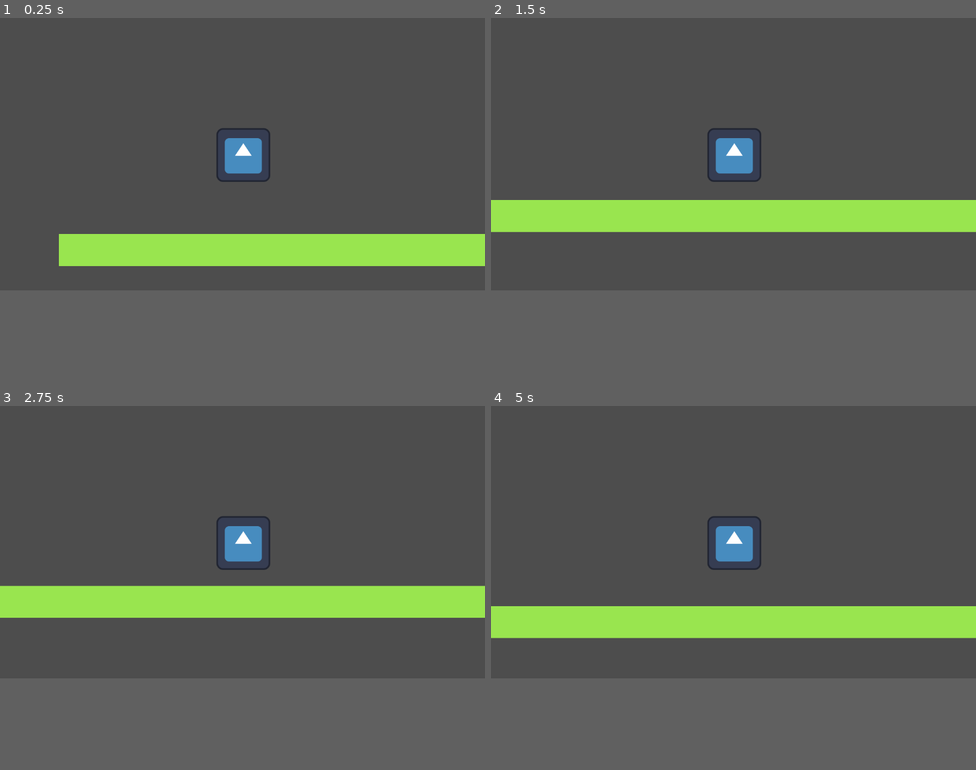
Above: before the commit, frames 1-4 (two rows, left to right).
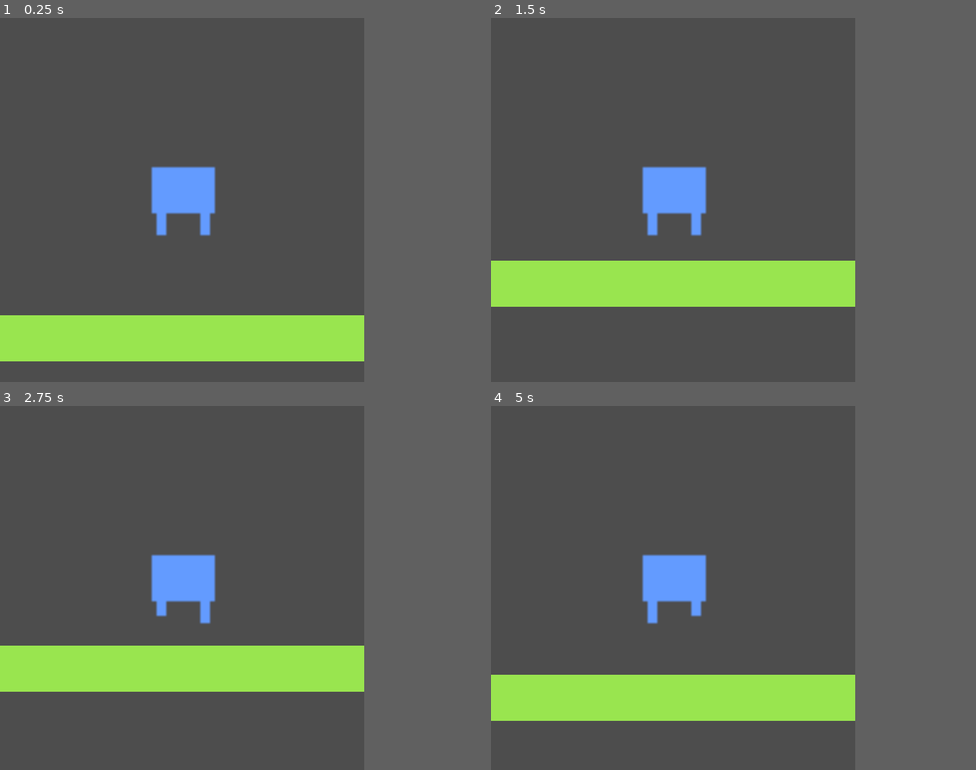
Above: after the commit, the same moments.

Repository: Yuri-amaralsantos/testGodot
Game: Godot game, scene res://node_2d.tscn
The game is run twice, just before and just after one commit, with the same random seed, the same clock (stepped at 60 frames per second) and the same inputs. The engine's default icon, where the game draws it, is replaced by a stand-in: a white triangle on a blue panel in a dark square.
Inputs:
- Up to frame 1 (0.25 s): no input
- Up to frame 2 (1.5 s): tap Enter (ui_accept) at 0.5, 0.77 s; hold Right (ui_right) from 0.53 s (still down)
- Up to frame 3 (2.75 s): tap Enter (ui_accept) at 1.52, 2 s; release Right (ui_right) at 2.03 s; hold Left (ui_left) from 2.03 s (still down)
- Up to frame 4 (5 s): release Left (ui_left) at 2.78 s; hold Right (ui_right) 2.78-4.28 s; tap Enter (ui_accept) at 3.02, 3.77, 4.52 s; hold Left (ui_left) from 4.28 s (still down)
In our replay, the window is 799x449 before the commit and 600x600 after it. These sizes can differ from the game's own. Grey fills any space a smaller window leaves; there, only what the larger window draws over its background counts as a difference.

The runs differ from the first frame. In frame 1, 20% of the frame differs, in the area x 0-100%, y 30-100%; in frame 2, 21%; in frame 3, 20%; in frame 4, 21%, in the area x 0-100%, y 30-87%.

Commit message:
personagem

Diff:
--- a/projetotest/movimento.gd
+++ b/projetotest/movimento.gd
@@ -1,25 +1,37 @@
 extends CharacterBody2D
 
+
+@onready var sprite: Sprite2D = $Sprite2D  # Reference to the sprite
+@onready var animation_player: AnimationPlayer = $AnimationPlayer  # Reference to the AnimationPlayer
 
 const SPEED = 300.0
 const JUMP_VELOCITY = -400.0
 
+var is_walking: bool = false  # Track if the character is walking
 
 func _physics_process(delta: float) -> void:
-	# Add the gravity.
+	# Add gravity if not on the floor
 	if not is_on_floor():
 		velocity += get_gravity() * delta
 
-	# Handle jump.
+	# Handle jumping
 	if Input.is_action_just_pressed("ui_accept") and is_on_floor():
 		velocity.y = JUMP_VELOCITY
 
-	# Get the input direction and handle the movement/deceleration.
-	# As good practice, you should replace UI actions with custom gameplay actions.
+	# Handle horizontal movement (left and right)
 	var direction := Input.get_axis("ui_left", "ui_right")
 	if direction:
 		velocity.x = direction * SPEED
+		# Start walking animation when character starts moving
+		if not is_walking:
+			is_walking = true
+			animation_player.play("walk")
 	else:
 		velocity.x = move_toward(velocity.x, 0, SPEED)
+		# Stop walking animation when character stops moving
+		if is_walking:
+			is_walking = false
+			animation_player.stop()
 
+	# Move the character
 	move_and_slide()
--- a/projetotest/node_2d.tscn
+++ b/projetotest/node_2d.tscn
@@ -1,11 +1,34 @@
-[gd_scene load_steps=6 format=3 uid="uid://b2txrrmmoscnc"]
+[gd_scene load_steps=8 format=3 uid="uid://b2txrrmmoscnc"]
 
-[ext_resource type="Texture2D" uid="uid://cj0ic80tbviyp" path="res://icon.svg" id="1_2dcsv"]
 [ext_resource type="Script" path="res://movimento.gd" id="1_6d37p"]
+[ext_resource type="Texture2D" uid="uid://bt21obblum11t" path="res://Sprite-0001-Sheet.png" id="2_834a1"]
 [ext_resource type="Texture2D" uid="uid://dlh8e7ojcbm1m" path="res://sprite.jpg" id="2_gmp2a"]
 
 [sub_resource type="CircleShape2D" id="CircleShape2D_4a8jt"]
 radius = 65.9242
+
+[sub_resource type="Animation" id="Animation_1dp8l"]
+resource_name = "walk"
+length = 0.3
+loop_mode = 1
+step = 0.0
+tracks/0/type = "value"
+tracks/0/imported = false
+tracks/0/enabled = true
+tracks/0/path = NodePath("Sprite2D:frame_coords")
+tracks/0/interp = 1
+tracks/0/loop_wrap = true
+tracks/0/keys = {
+"times": PackedFloat32Array(0, 0.0666667, 0.133333, 0.2),
+"transitions": PackedFloat32Array(1, 1, 1, 1),
+"update": 1,
+"values": [Vector2i(0, 0), Vector2i(1, 0), Vector2i(0, 0), Vector2i(3, 0)]
+}
+
+[sub_resource type="AnimationLibrary" id="AnimationLibrary_cwvuu"]
+_data = {
+"walk": SubResource("Animation_1dp8l")
+}
 
 [sub_resource type="RectangleShape2D" id="RectangleShape2D_j3tsd"]
 size = Vector2(32, 32)
@@ -16,14 +39,22 @@
 position = Vector2(575, 328)
 script = ExtResource("1_6d37p")
 
-[node name="Sprite2D" type="Sprite2D" parent="CharacterBody2D"]
-texture = ExtResource("1_2dcsv")
-
 [node name="CollisionShape2D" type="CollisionShape2D" parent="CharacterBody2D"]
+position = Vector2(0, -9)
 shape = SubResource("CircleShape2D_4a8jt")
 
 [node name="Camera2D" type="Camera2D" parent="CharacterBody2D"]
 position = Vector2(-2, -2)
+
+[node name="Sprite2D" type="Sprite2D" parent="CharacterBody2D"]
+scale = Vector2(4, 4)
+texture = ExtResource("2_834a1")
+hframes = 4
+
+[node name="AnimationPlayer" type="AnimationPlayer" parent="CharacterBody2D"]
+libraries = {
+"": SubResource("AnimationLibrary_cwvuu")
+}
 
 [node name="StaticBody2D" type="StaticBody2D" parent="."]
 position = Vector2(933, 583)
--- a/projetotest/project.godot
+++ b/projetotest/project.godot
@@ -13,9 +13,21 @@
 config/name="projetoTest"
 run/main_scene="res://node_2d.tscn"
 config/features=PackedStringArray("4.3", "GL Compatibility")
+run/low_processor_mode=true
 config/icon="res://icon.svg"
+
+[display]
+
+window/size/viewport_width=600
+window/size/viewport_height=600
+window/vsync/vsync_mode=0
 
 [rendering]
 
 renderer/rendering_method="gl_compatibility"
 renderer/rendering_method.mobile="gl_compatibility"
+lights_and_shadows/directional_shadow/soft_shadow_filter_quality=0
+lights_and_shadows/positional_shadow/soft_shadow_filter_quality=0
+shading/overrides/force_vertex_shading.mobile=false
+environment/ssao/quality=0
+environment/ssil/quality=0
Binary file added: projetotest/Sprite-0001-Sheet.png
Not shown, added: projetotest/Sprite-0001-Sheet.png.import
